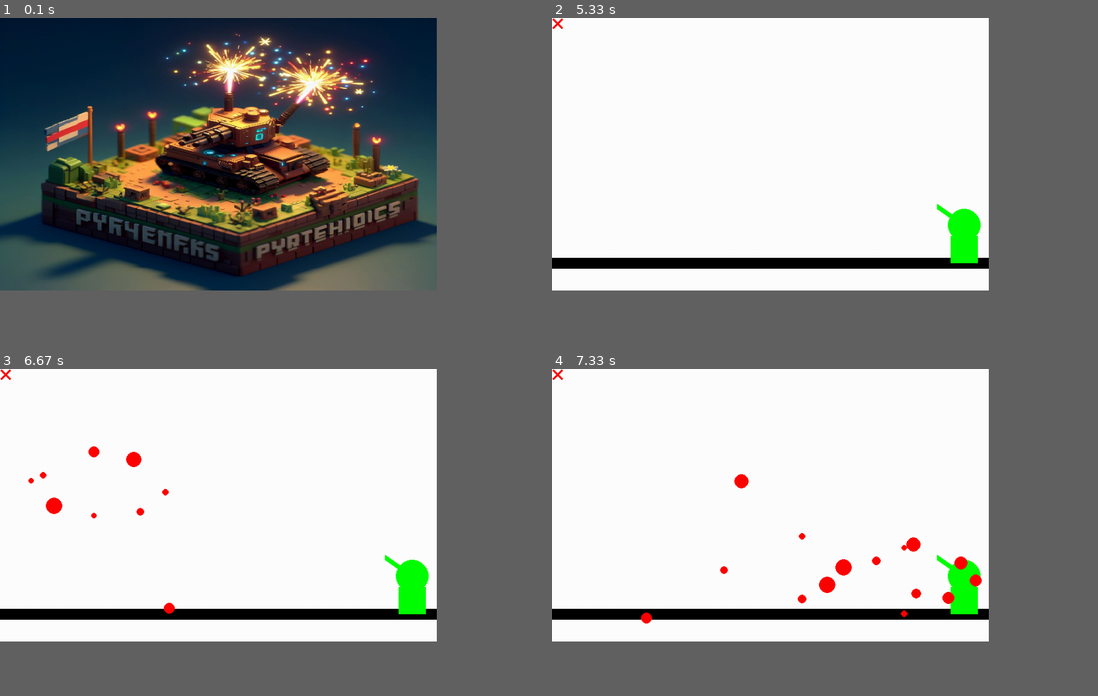
Above: before the commit, frames 1-4 (two rows, left to right).
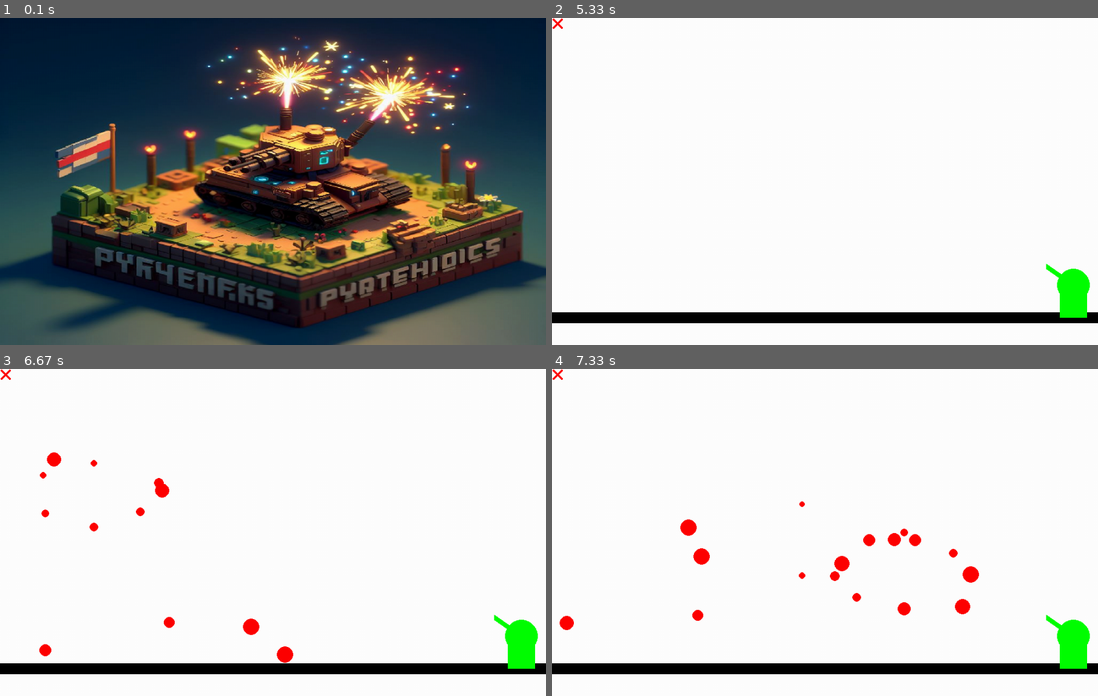
Above: after the commit, the same moments.

Repository: BapL49/projet-1---feu-d-artifices
Game: pygame game, started from main.py
Same seed, same stepped clock (60 frames per second), same inputs: the game is played once before the commit and once after it.
Inputs (mouse positions are in pixels of both pictures, inside the frame that each line leads up to):
- Up to frame 1 (0.1 s): no input
- Up to frame 2 (5.33 s): no input
- Up to frame 3 (6.67 s): click (163, 558) at 5.38 s; click (169, 454) at 5.72 s; click (81, 646) at 6.05 s; click (92, 463) at 6.38 s
- Up to frame 4 (7.33 s): click (803, 421) at 6.72 s; click (901, 552) at 7.05 s
In our replay, the window is 720x450 before the commit and 900x540 after it. These sizes can differ from the game's own. Grey fills any space a smaller window leaves; there, only what the larger window draws over its background counts as a difference.

The runs differ from the first frame. In frame 1, 64% of the frame differs, in the area x 0-100%, y 4-100%; in frame 2, 7.5%; in frame 3, 8.5%; in frame 4, 8.8%.

Commit message:
variable taille fenetre

Diff:
--- a/main.py
+++ b/main.py
@@ -7,9 +7,12 @@
 from class_Tourelle import *
 import math
 
+HAUTEUR_FENETRE = 600
+LARGEUR_FENETRE = 1000
+
 list_fireworks = [] #liste contenant les instances de la classe division
-limiteSol = 440 # position Y du sol
-fenetre = display.set_mode((800,500))
+limiteSol = HAUTEUR_FENETRE - 60 # position Y du sol
+fenetre = display.set_mode((LARGEUR_FENETRE, HAUTEUR_FENETRE))
 
 turret = Tourelle(fenetre)#instance de la classe tourelle
 
@@ -25,6 +28,11 @@
         # calcul du nouveau point
         point_n = [(point_n[0] - posX) * math.cos(2 * math.pi / 8) - (point_n[1] - posY) * math.sin(2 * math.pi / 8) + posX, (point_n[0] - posX) * math.sin(2 * math.pi / 8) + (point_n[1] - posY) * math.cos(2 * math.pi / 8) + posY]
 
+
+
+
+
+
 def gererFirework():
     for firework in list_fireworks:
         # deltaTime in seconds.
@@ -34,6 +42,7 @@
         # supprime la divison si elle se trouve au dessus de limiteSol
         if firework.positionY >= limiteSol or turret.collition==True:
             list_fireworks.remove(firework)
+
 
 
 
@@ -107,10 +116,10 @@
 
         fenetre.fill(BLANC)
         #Dessin du sol et de la tourelle
-        sol = pygame.draw.rect(fenetre, NOIR, (0, limiteSol, 800, 20))
-        tourelle_square = pygame.draw.rect(fenetre,VERT, (730, 400, 50, 50))
-        tourrelle_circle = pygame.draw.circle(fenetre, VERT, (circle_x, circle_y), circle_radius )
-        tourrelle_canon = pygame.draw.line(fenetre, VERT, (circle_x - 50, circle_y - 35), (circle_x, circle_y), 10)
+        sol = pygame.draw.rect(fenetre, NOIR, (0, limiteSol, LARGEUR_FENETRE, 20))
+        tourelle_square = pygame.draw.rect(fenetre,VERT, (LARGEUR_FENETRE - 70, HAUTEUR_FENETRE - 100, 50, 50))
+        tourrelle_circle = pygame.draw.circle(fenetre, VERT, (LARGEUR_FENETRE - 45 , HAUTEUR_FENETRE - 110 ), circle_radius )
+        tourrelle_canon = pygame.draw.line(fenetre, VERT, (LARGEUR_FENETRE - 95, HAUTEUR_FENETRE - 145), (LARGEUR_FENETRE - 45, HAUTEUR_FENETRE - 110), 10)
         fenetre.blit(quit_surface,(0,0),)
 
         pygame.display.flip()
